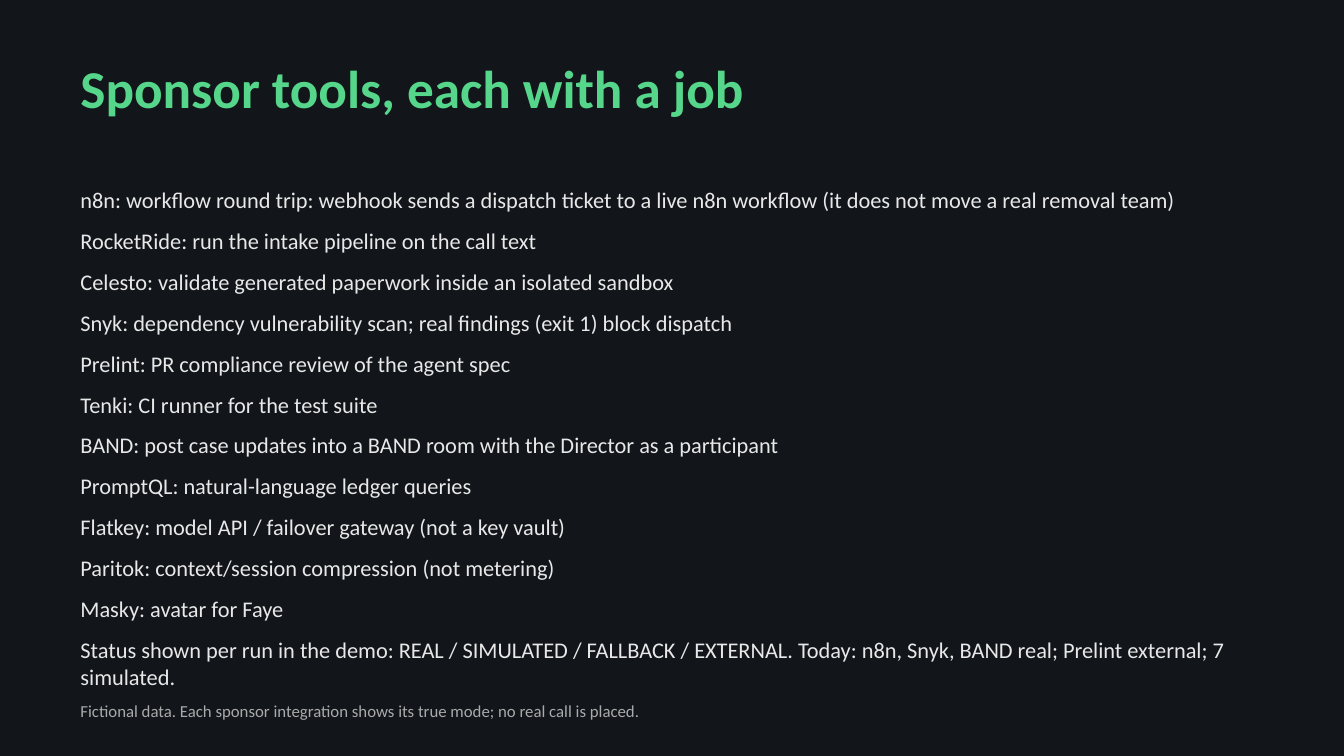
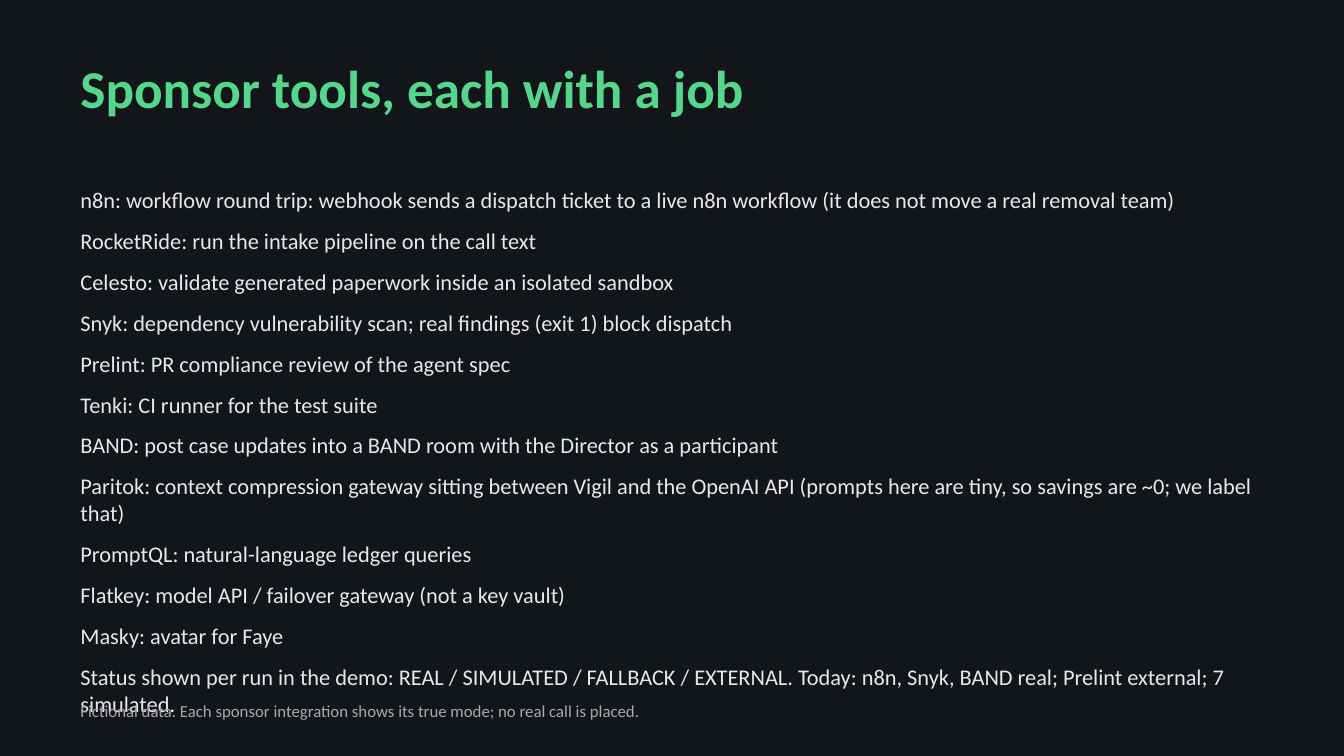
Before and after one commit to donaldc11/vigil-ai-night-staff, a slide deck: slide 5 of Vigil_deck.pptx. Drawn at 1344x756 pixels with LibreOffice and Linux fonts; fonts in the diff are those of the drawing. Boxes give left, top, right and bottom in pixels: in the first picture for what was removed or moved away, otherwise in the second. Text is boxed around its words. In the diff, an @@ line names an element or a change of style, - is before the commit and + after.

Commit message:
Vigil: add PromptQL demo, avatars, updated deck and Pages

```diff
--- a/Vigil_deck.pptx
+++ b/Vigil_deck.pptx
@@ text at box(80, 478, 1251, 524): paragraph added @@
+Paritok: context compression gateway sitting between Vigil and the OpenAI API (prompts here are tiny, so savings are ~0; we label that)
@@ text at box(80, 560, 554, 580): paragraph removed @@
-Paritok: context/session compression (not metering)
```
Also in this commit, not shown: 1 other slide changed, 26 other files.
